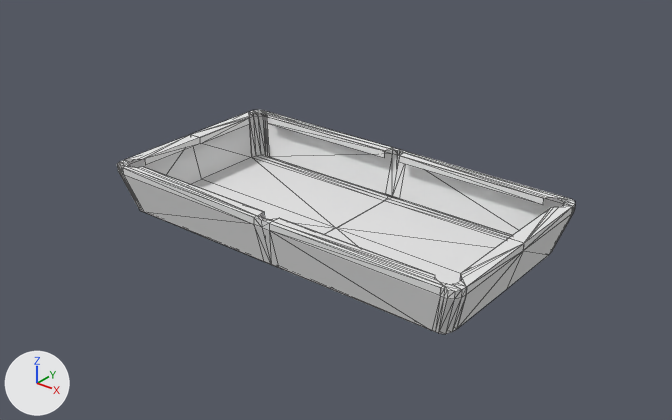
One commit to the OBJ model res/model/body.obj: the scene before it, then after it.
Both versions are drawn from a 50 mm camera at (3.23, -4.36, 3.31) aimed at (-0.27, 0.02, 0.6). The axes (+X, +Y, +Z) are drawn at lower left. The lights are the same throughout. Mesh edges are drawn as thin lines. Where no turn or scale is listed for an object, it has been applied to the vertices.

Objects in the first picture: 'ngoai_Plane'.
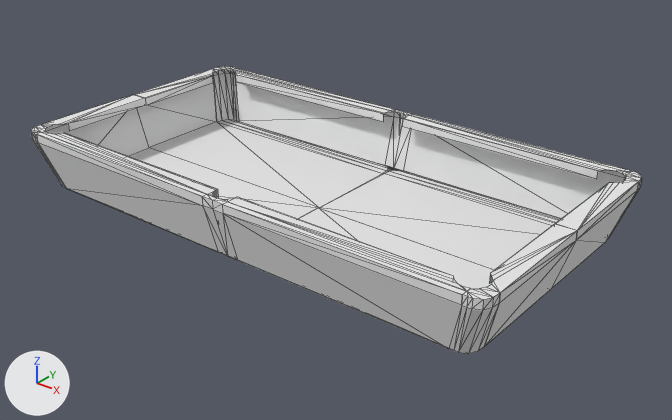
What differs and where, as boxes (x1, y1, x2, y2) in the pictures (672 x 420 px; the box of a moved part takes in the faces that stretch with it):
'ngoai_Plane', reshaped (33% wider, 28% taller)
    before: (117, 110, 575, 334)
    after: (31, 66, 641, 354)
part 1 of me_ngoai_plane, moved or reshaped
    before: (399, 156, 544, 205)
    after: (402, 119, 598, 179)
part 2 of me_ngoai_plane, moved or reshaped
    before: (191, 110, 575, 289)
    after: (134, 66, 641, 289)
part 3 of me_ngoai_plane, moved or reshaped
    before: (267, 117, 384, 158)
    after: (235, 75, 383, 121)
part 4 of me_ngoai_plane, moved or reshaped
    before: (117, 134, 524, 334)
    after: (31, 95, 577, 354)
part 5 of me_ngoai_plane, moved or reshaped
    before: (147, 168, 264, 218)
    after: (70, 135, 218, 198)
part 6 of me_ngoai_plane, deleted
    before: (145, 118, 543, 281)
part 7 of me_ngoai_plane, added
    after: (489, 185, 606, 284)
part 8 of me_ngoai_plane, added
    after: (68, 76, 213, 131)

What changed in the scene script:
```text
Change me_ngoai_plane:
    used by ob_ngoai_plane; location = (0.0, 0.0, 0.0)
    remove me_ngoai_plane.from_pydata(...)  # 304 vertices, 400 faces, 10 loose edges; spans x -1.63..1.12, y -0.72..0.72, z 0.48..0.81
    add me_ngoai_plane.from_pydata(...)  # 300 vertices, 400 faces, 4 loose edges; spans x -2.24..1.43, y -0.97..0.97, z 0.58..0.99
    me_ngoai_plane part 1: the loose piece of 5 vertices spanning x -0.19..0.92, y 0.62, z 0.77..0.81 is scaled about its middle by (1.33, 1.35, 1.22), then moved by (0.06, 0.22, 0.17)
    me_ngoai_plane part 2: the loose piece of 134 vertices spanning x -1.63..1.12, y 0.0..0.72, z 0.48..0.81 is scaled about its middle by (1.33, 1.35, 1.22), then moved by (-0.15, 0.12, 0.14)
    me_ngoai_plane part 3: the loose piece of 5 vertices spanning x -1.44..-0.32, y 0.62, z 0.77..0.81 is scaled about its middle by (1.33, 1.35, 1.22), then moved by (-0.36, 0.22, 0.17)
    me_ngoai_plane part 4: the loose piece of 134 vertices spanning x -1.63..1.12, y -0.72..0.0, z 0.48..0.81 is scaled about its middle by (1.33, 1.35, 1.22), then moved by (-0.15, -0.12, 0.14)
    me_ngoai_plane part 5: the loose piece of 5 vertices spanning x -1.44..-0.32, y -0.62, z 0.77..0.81 is scaled about its middle by (1.33, 1.35, 1.22), then moved by (-0.36, -0.22, 0.17)
    me_ngoai_plane part 6: the loose piece of 16 vertices spanning x -1.53..1.02, y -0.55..0.55, z 0.77..0.81 is deleted
    me_ngoai_plane part 7: 6 vertices added at x 1.3, y -0.71..0.71, z 0.93..0.99
    me_ngoai_plane part 8: 6 vertices added at x -2.11, y -0.71..0.71, z 0.93..0.99
```
